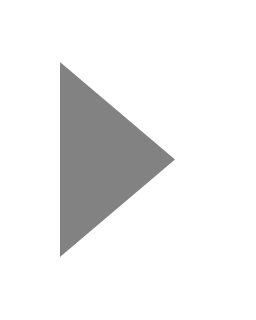
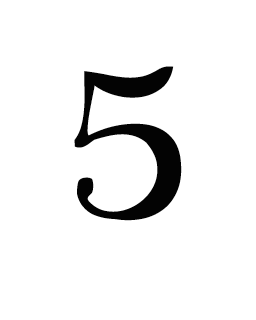
Layered file, before and after one edit (256 x 320). Changes by layer:
hid "right arrow" over [60, 62, 175, 257]
showed "5", painted on it over [63, 66, 182, 221]
showed "white bg" over [60, 62, 182, 257]
